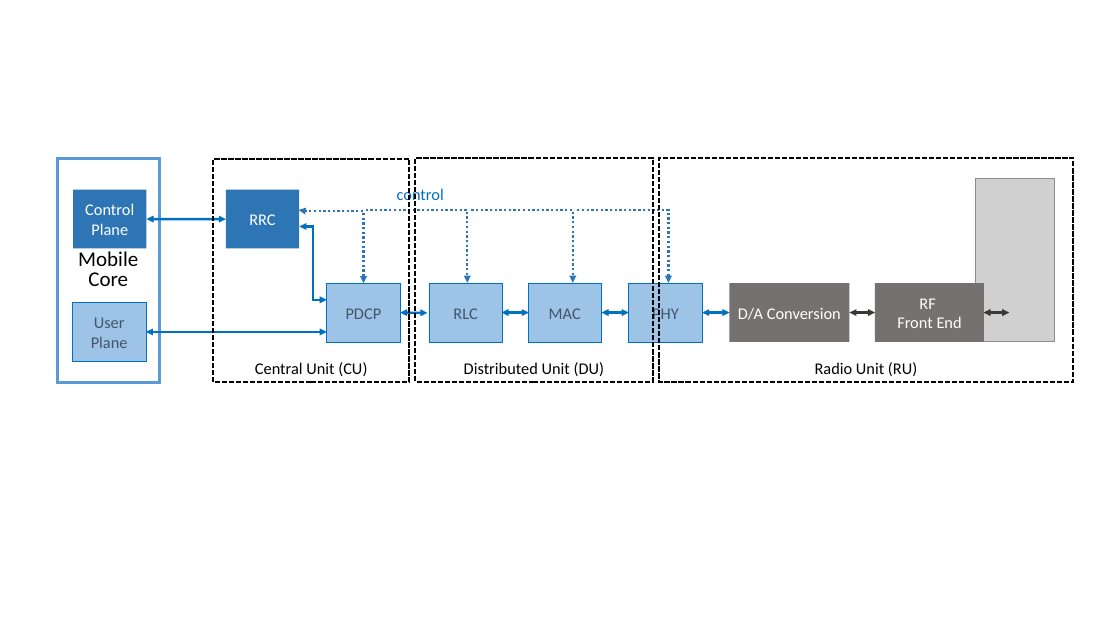
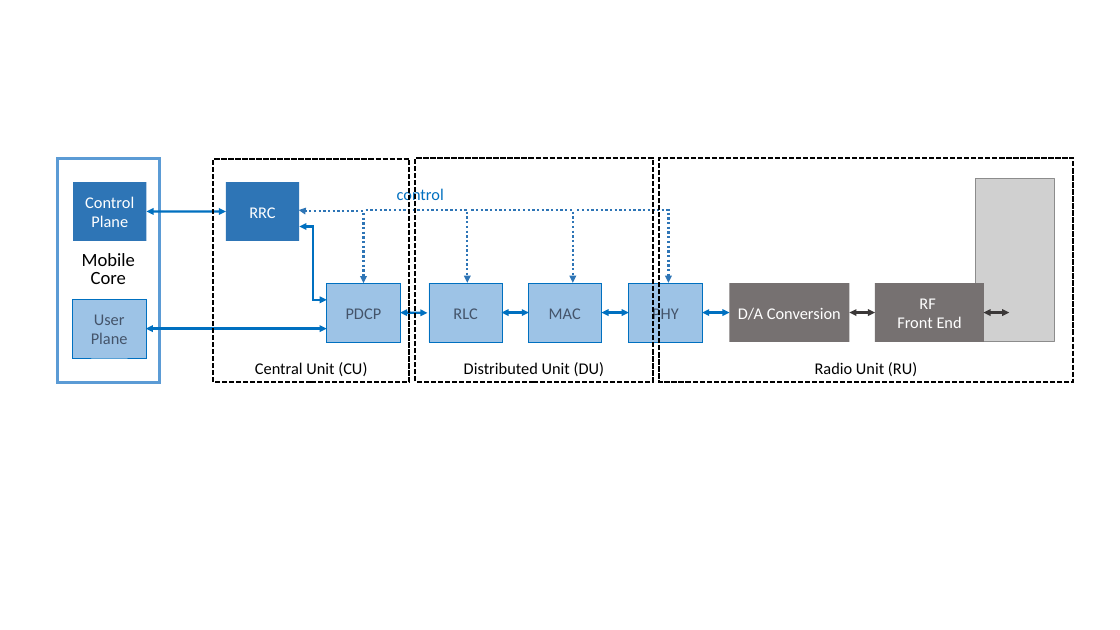
Before and after one commit to SystemsApproach/sdn, a slide deck: slide 4 of access.pptx. Drawn at 1120x630 pixels with LibreOffice and Linux fonts; fonts in the diff are those of the drawing; grey boxes stand for pictures. Boxes give left, top, right and bottom in pixels: in the first picture for what was removed or moved away, otherwise in the second. Text is boxed around its words. In the diff, an @@ line names an element or a change of style, - is before the commit and + after.

```diff
--- a/access.pptx
+++ b/access.pptx
@@ rectangle "Mobile" at (57,159,159,382): size 18 to 16 pt @@
@@ rectangle "Control": place and size @@
-rectangle "Control" at (73,190,146,249)
+rectangle "Control" at (73,182,146,241)
@@ rectangle "RRC": place and size @@
-rectangle "RRC" at (226,190,299,249)
+rectangle "RRC" at (226,182,299,241)
@@ double arrow moved from (146, 219) - (226, 219) to (146, 212) - (226, 212) @@
@@ double arrow moved from (146, 332) - (327, 332) to (146, 329) - (327, 329) @@
```
Also in this commit, not shown: 2 other slides changed.
